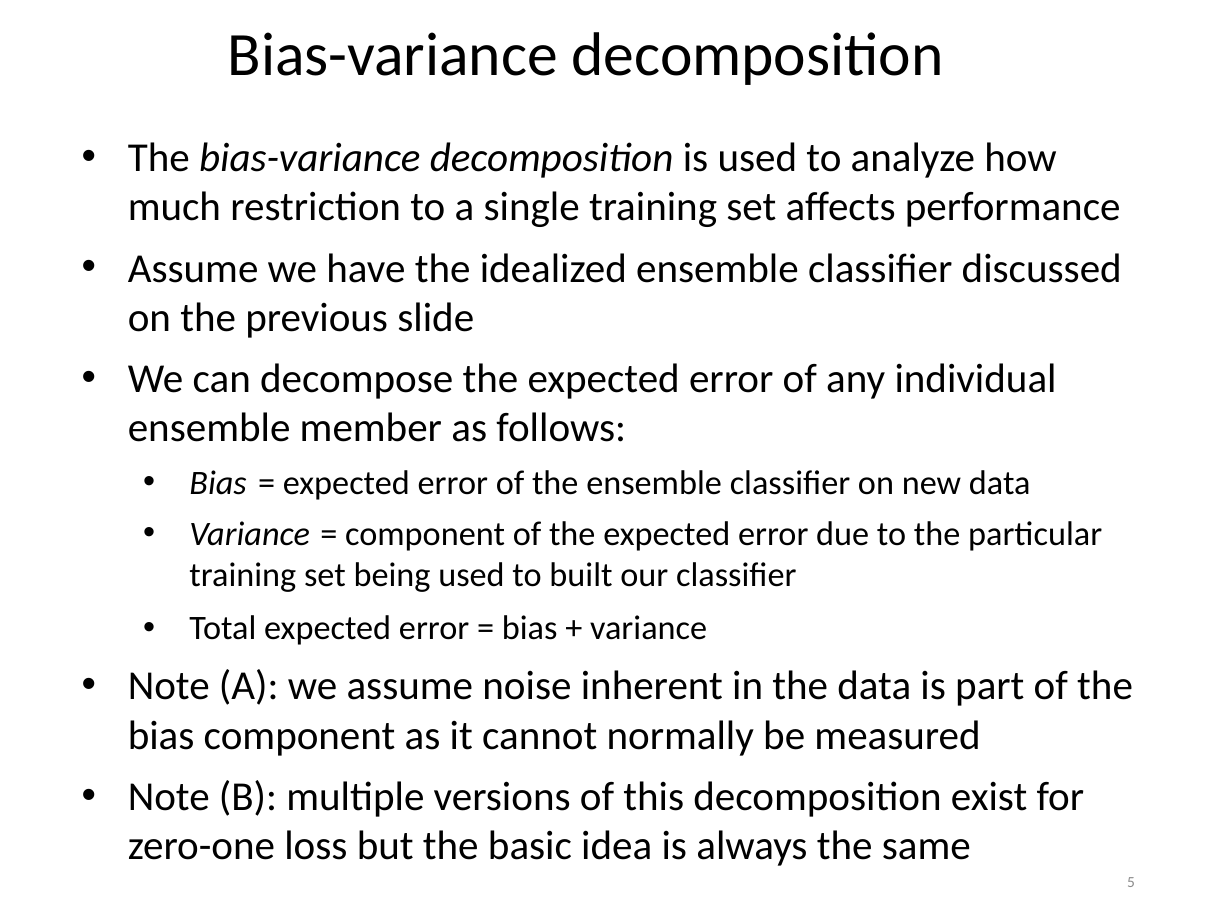
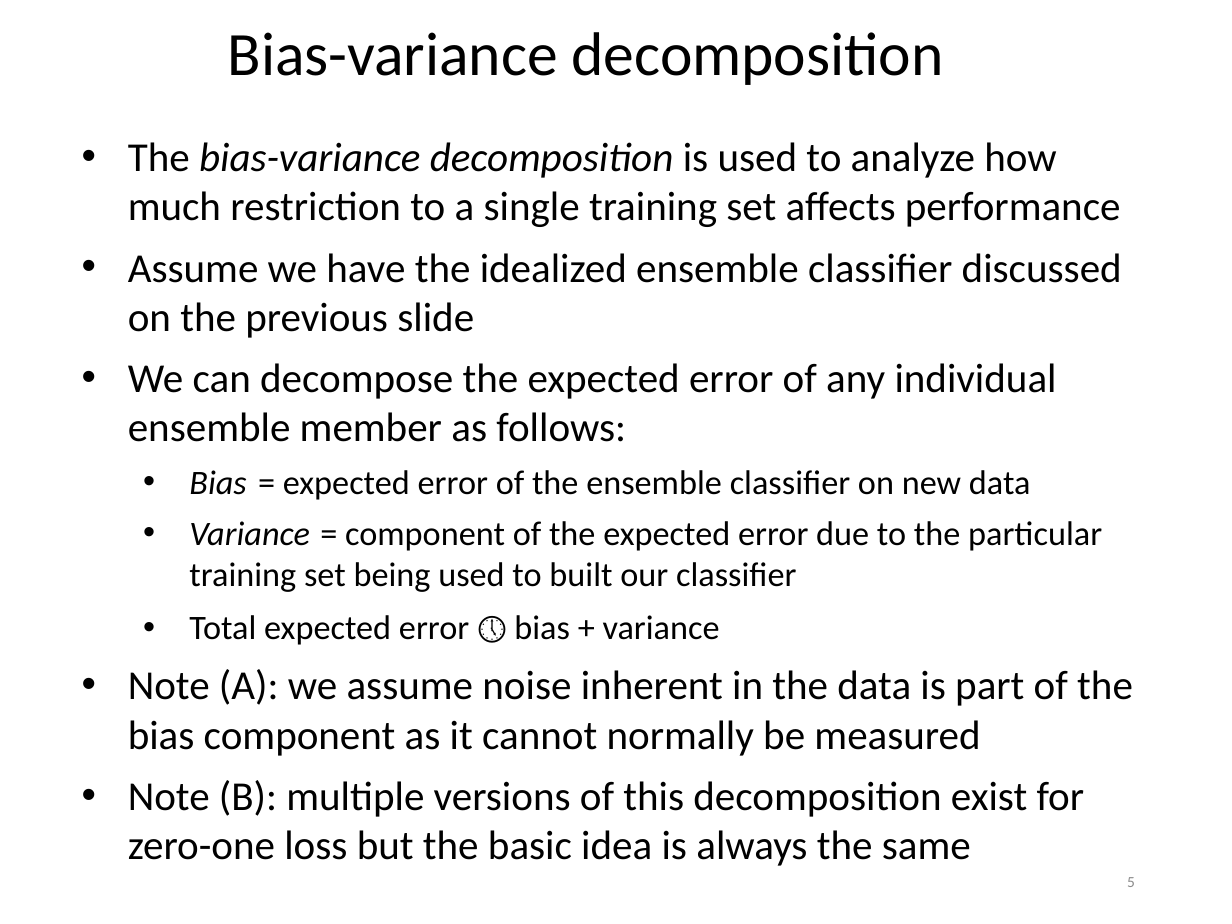
Before and after one commit to khaledmrasheed/khaledmrasheed.github.io, a slide deck: slide 5 of DMcourse/Chapter12.pptx. Drawn at 1232x924 pixels with LibreOffice and Linux fonts; fonts in the diff are those of the drawing. Boxes give left, top, right and bottom in pixels: in the first picture for what was removed or moved away, otherwise in the second. Text is boxed around its words. In the diff, an @@ line names an element or a change of style, - is before the commit and + after.

```diff
--- a/DMcourse/Chapter12.pptx
+++ b/DMcourse/Chapter12.pptx
@@ text at (189,615,720,645): text changed @@
-  • Total expected error = bias + variance
+  • Total expected error 🕔 bias + variance
```
Also in this commit, not shown: 2 other slides changed, 13 slides added.
